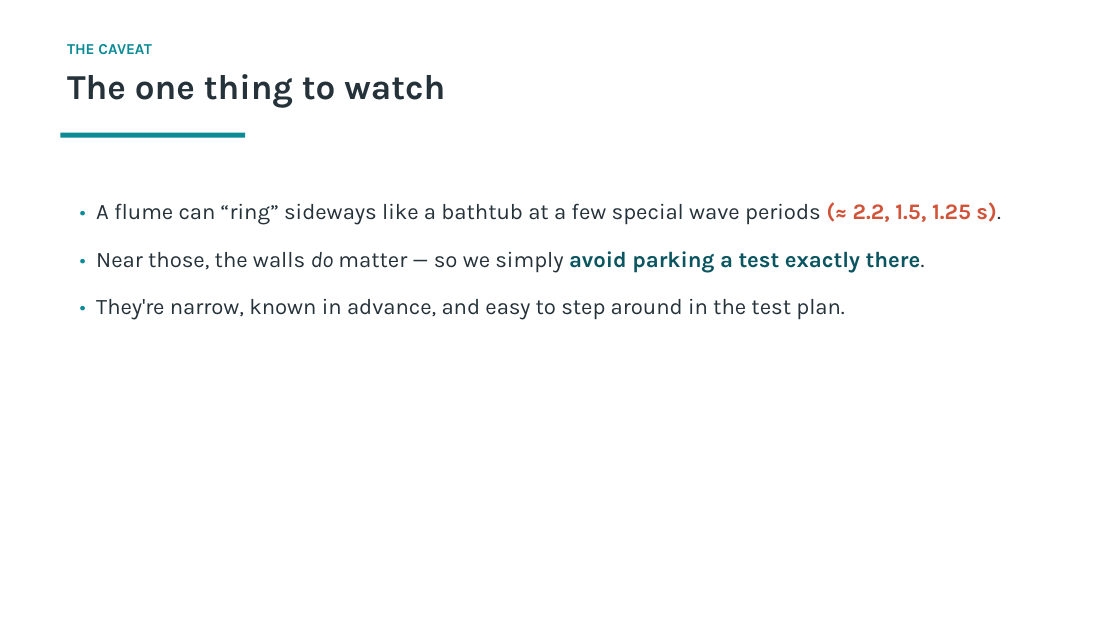
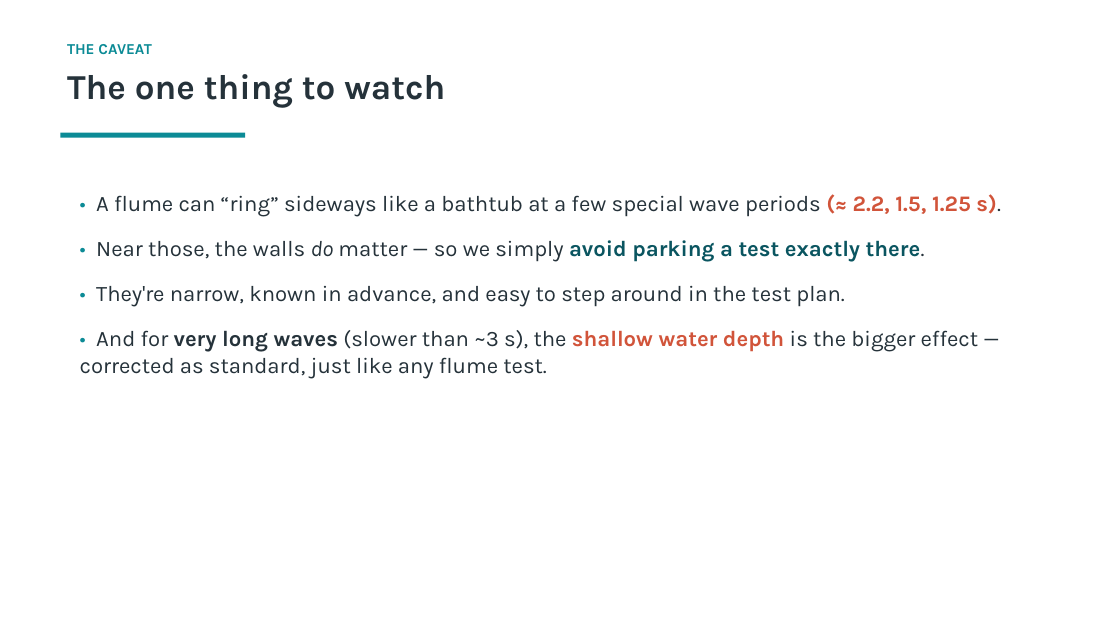
Before and after one commit to xabi80/HSP, a slide deck: slide 10 of studies/platform-12buoy/flume-wall-effect/Flume_wall_effect_explained.pptx. Drawn at 1120x630 pixels with LibreOffice and Linux fonts; fonts in the diff are those of the drawing. Boxes give left, top, right and bottom in pixels: in the first picture for what was removed or moved away, otherwise in the second. Text is boxed around its words. In the diff, an @@ line names an element or a change of style, - is before the commit and + after.

```diff
--- a/studies/platform-12buoy/flume-wall-effect/Flume_wall_effect_explained.pptx
+++ b/studies/platform-12buoy/flume-wall-effect/Flume_wall_effect_explained.pptx
@@ text "• A flume can “ring” ...": place and size @@
-text "• A flume can “ring” ..." at (96, 202, 1001, 320)
+text "• A flume can “ring” ..." at (80, 194, 1001, 379)
@@ text at (96, 194, 1001, 307): less space between paragraphs @@
@@ text at (80, 330, 979, 379): paragraph added @@
+• And for very long waves (slower than ~3 s), the shallow water depth is the bigger effect — corrected as standard, just like any flume test.
```
Also in this commit, not shown: 8 other slides changed, 1 slide added, 1 slide removed, 23 other files.
